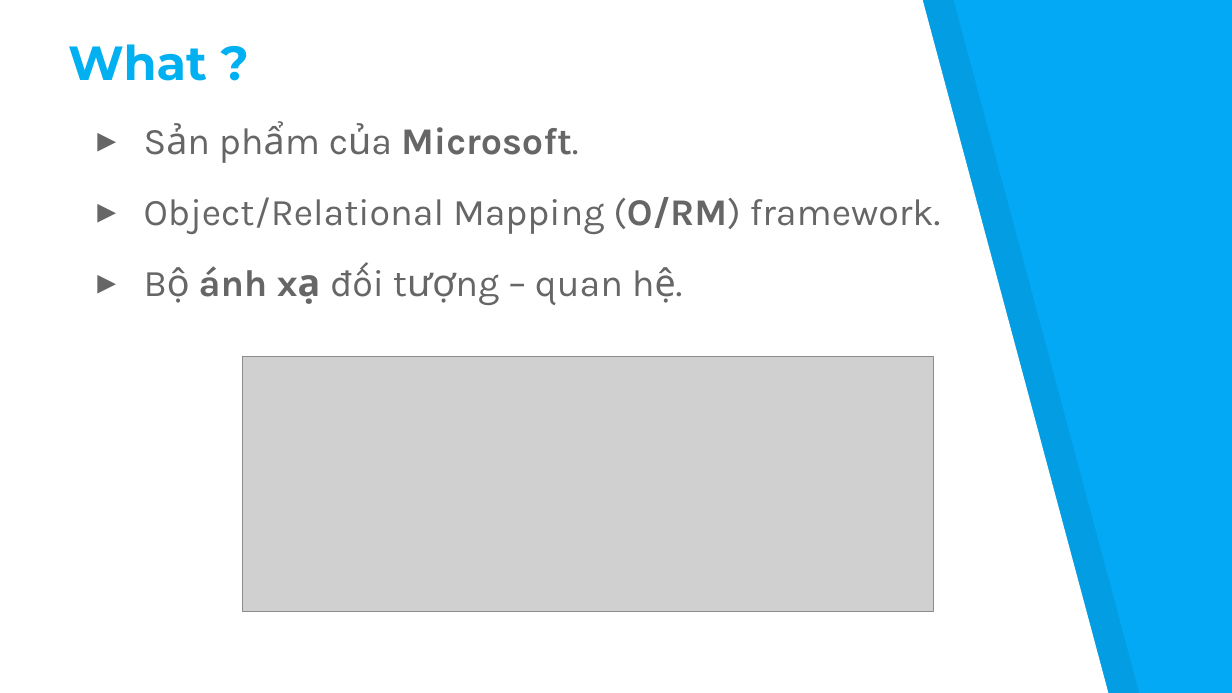
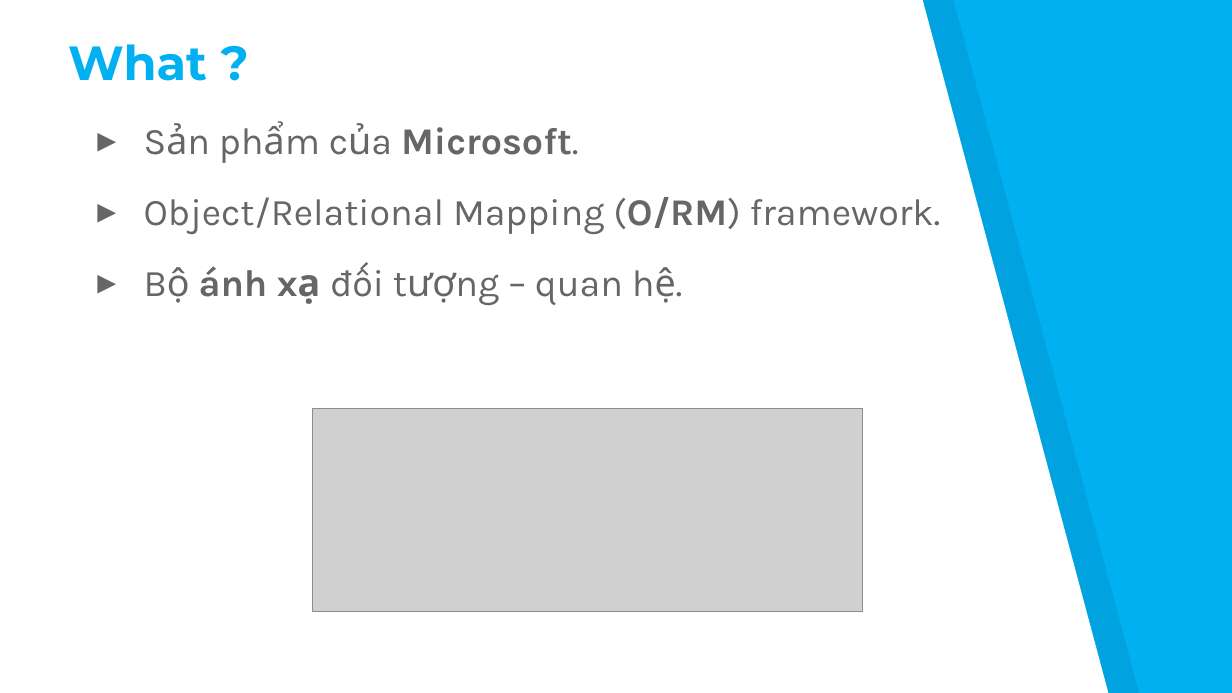
Before and after one commit to sikyurabmt/Entity-Framework, a slide deck: slide 3 of DOCUMENT/Group7-Slide.pptx. Drawn at 1232x693 pixels with LibreOffice and Linux fonts; fonts in the diff are those of the drawing; grey boxes stand for pictures. Boxes give left, top, right and bottom in pixels: in the first picture for what was removed or moved away, otherwise in the second. Text is boxed around its words. In the diff, an @@ line names an element or a change of style, - is before the commit and + after.

```diff
--- a/DOCUMENT/Group7-Slide.pptx
+++ b/DOCUMENT/Group7-Slide.pptx
@@ background #03A9F4 to #00B0F0 @@
@@ picture resized from (x1=243, y1=356, x2=934, y2=611) to (x1=313, y1=409, x2=862, y2=612) @@
```
Also in this commit, not shown: 14 other slides changed, 1 slide added.
